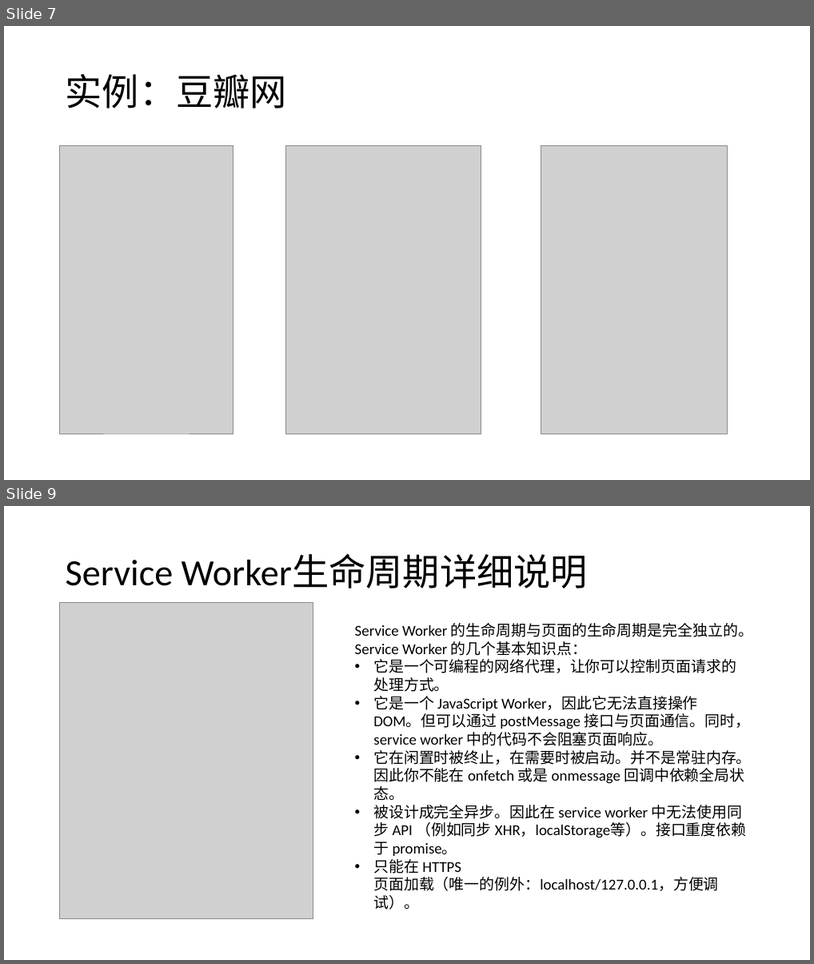
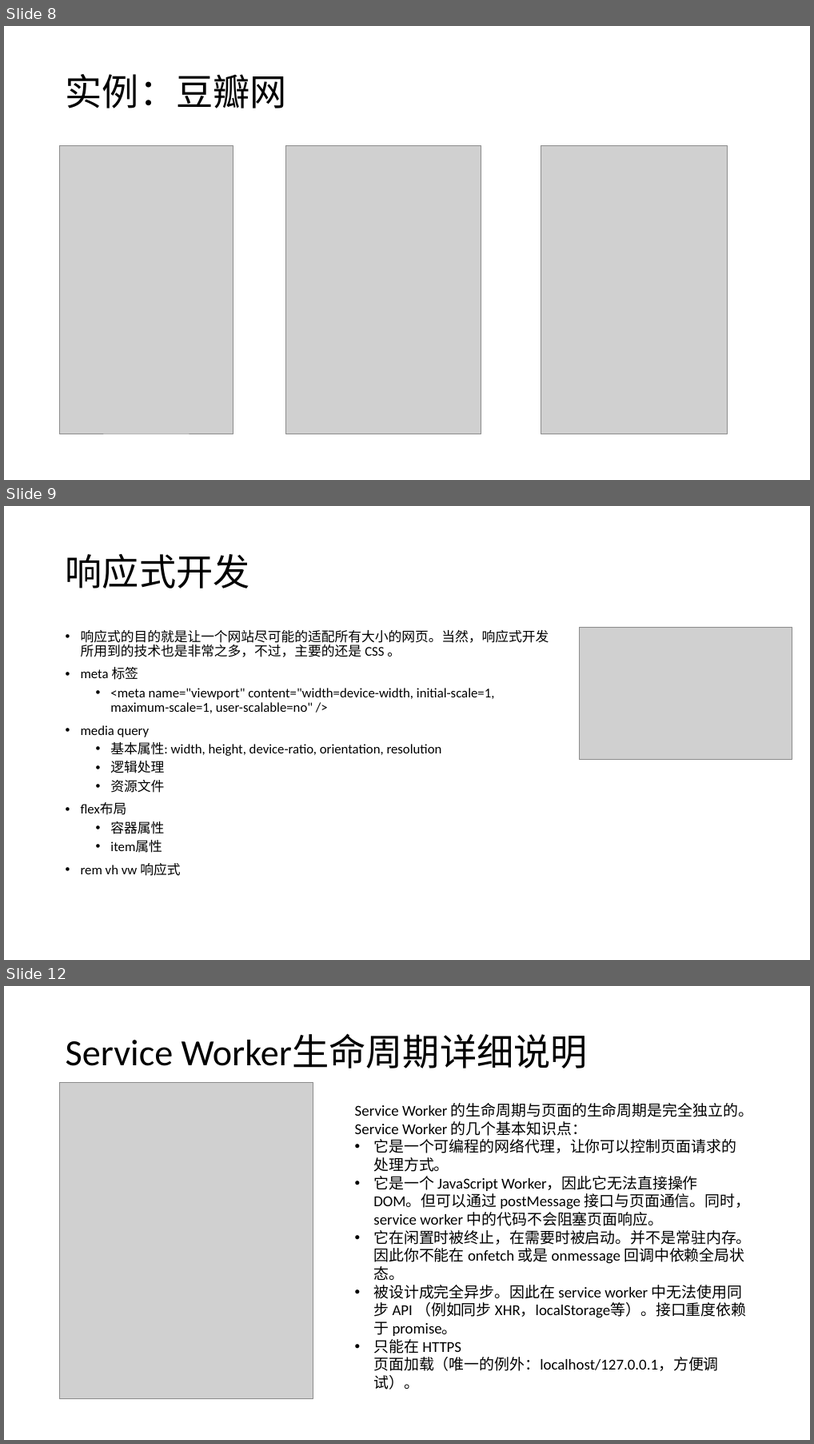
Before and after one commit to alanz2015/Study-Notes, a slide deck: Brief on PWA.pptx. Shown one above the other, each under a label of ours: slides 7 and 9 before the commit, slides 8, 9 and 12 after it; the slides between them are not shown. The pictures are 814x964 and 814x1444 pixels, drawn with LibreOffice and Linux fonts; fonts in the diff are those of the drawing; grey boxes stand for pictures. Boxes give left, top, right and bottom in pixels: in the first picture for what was removed or moved away, otherwise in the second. Text is boxed around its words. In the diff, an @@ line names an element or a change of style, - is before the commit and + after.

```diff
--- a/Brief on PWA.pptx
+++ b/Brief on PWA.pptx
@@ slide 9 added at [4,506,810,960], background #FFFFFF @@
@@ title added at [66,554,250,588], 44 pt, text #000000 @@
+响应式开发
@@ text added at [81,630,550,876], 16 pt, text #000000 @@
+• 响应式的目的就是让一个网站尽可能的适配所有大小的网页。当然，响应式开发所用到的技术也是非常之多，不过，主要的还是 CSS 。
+• meta 标签
+  • <meta name="viewport" content="width=device-width, initial-scale=1, maximum-scale=1, user-scalable=no" />
+• media query
+  • 基本属性: width, height, device-ratio, orientation, resolution
+  • 逻辑处理
+  • 资源文件
+• flex布局
+  • 容器属性
+  • item属性
+• rem vh vw 响应式
@@ picture added at [580,627,793,760] @@
@@ what was slide 7 is now slide 8 @@
@@ what was slide 9 is now slide 12 @@
```
Also in this commit, not shown: 2 slides changed, 2 other slides added.
